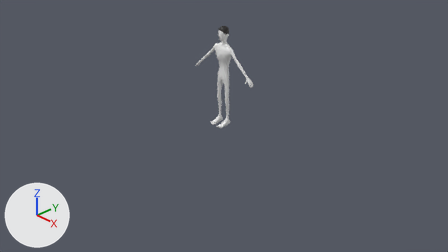
An edit to the Blender file assets/models/human_base/human_base_thin.blend, drawn before and after from the same camera.
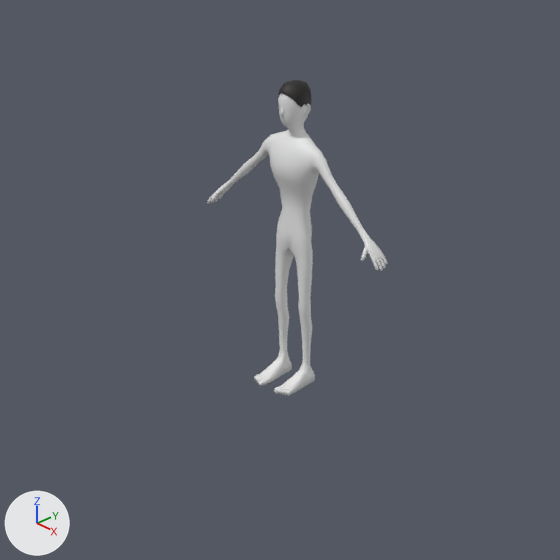
Each version appears first from the file's camera 'Camera', and next in a close-up on the part from 29% to 69% of the width and 0% to 72% of the height. The axes (+X, +Y, +Z) are drawn at lower left. The lights are the same throughout. The older version's two pictures come first.

The first close-up shows 'Body' and 1 more.
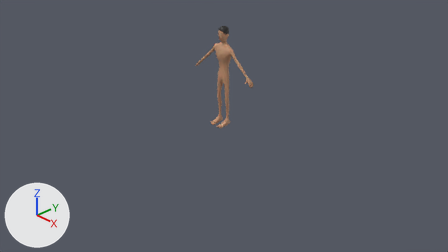
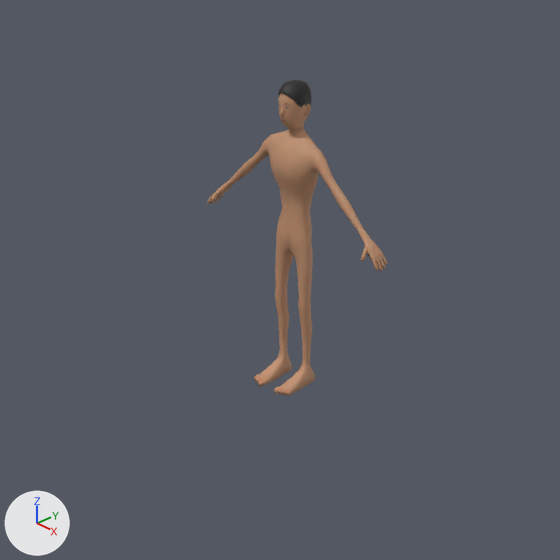
Location of each change, (x1, y1, x2, y2) in pixels of the close-ups (560 x 560 px):
```json
{"object": "Body", "change": "recoloured", "before": [207, 93, 388, 396], "after": [207, 93, 388, 396], "on screen": "white to brown"}
```

Scene script edits in JSON lines:
```json
{"op": "add", "block": "img_human_base_color_png", "code": ["img_human_base_color_png = load_image('human_base_Color.png', 'human_base_Color.png', 1024, 1024, 'sRGB')"]}
{"op": "add", "block": "img_human_base_normal_png", "code": ["img_human_base_normal_png = load_image('human_base_Normal.png', 'human_base_Normal.png', 1024, 1024, 'Non-Color')"]}
{"op": "add", "block": "img_human_base_roughness_png", "code": ["img_human_base_roughness_png = load_image('human_base_Roughness.png', 'human_base_Roughness.png', 1024, 1024, 'Non-Color')"]}
{"op": "add", "block": "mat_skin", "code": ["mat_skin = bpy.data.materials.new('Skin')", "# uses the picture img_human_base_color_png", "# uses the picture img_human_base_normal_png", "# uses the picture img_human_base_roughness_png"]}
{"block": "me_body", "where": "me_body.from_pydata(...)  # 1139 vertices, 1146 faces; spans x -0.7..0.7, y -0.22..0.1, z 0.0..1.8"}
{"op": "add", "block": "me_body", "code": "me_body.materials.append(mat_skin)"}
```
